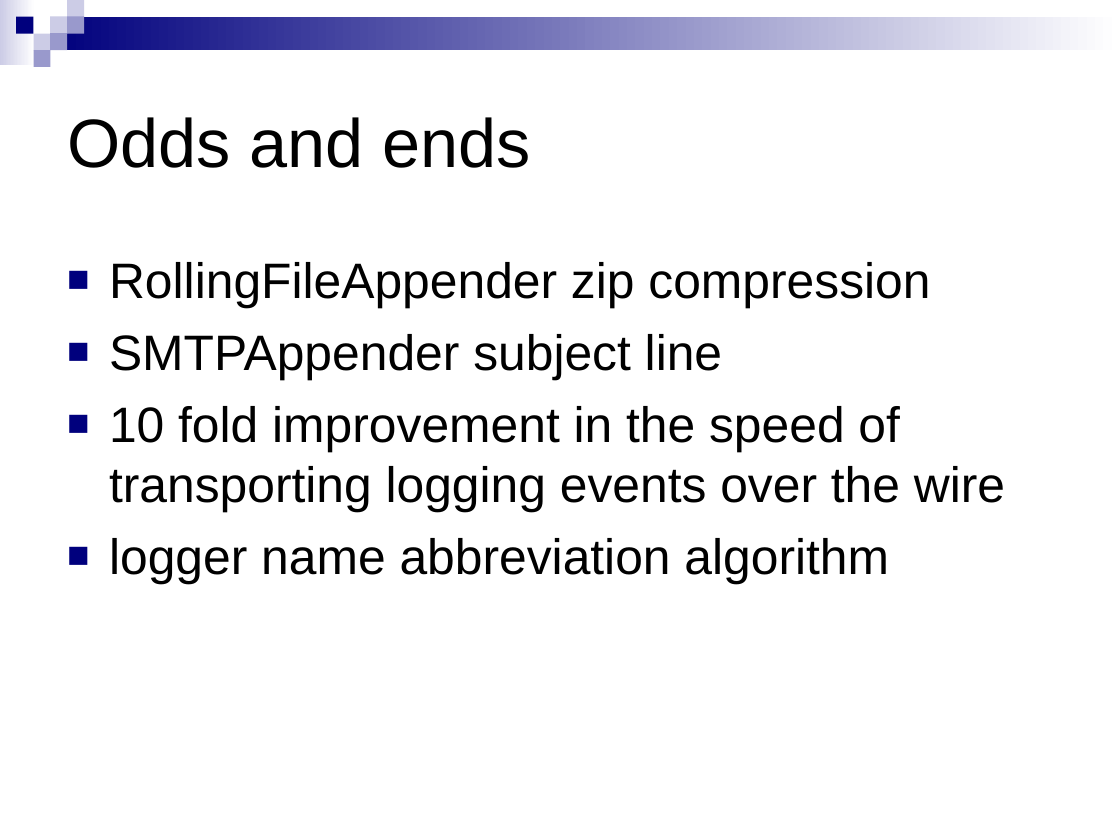
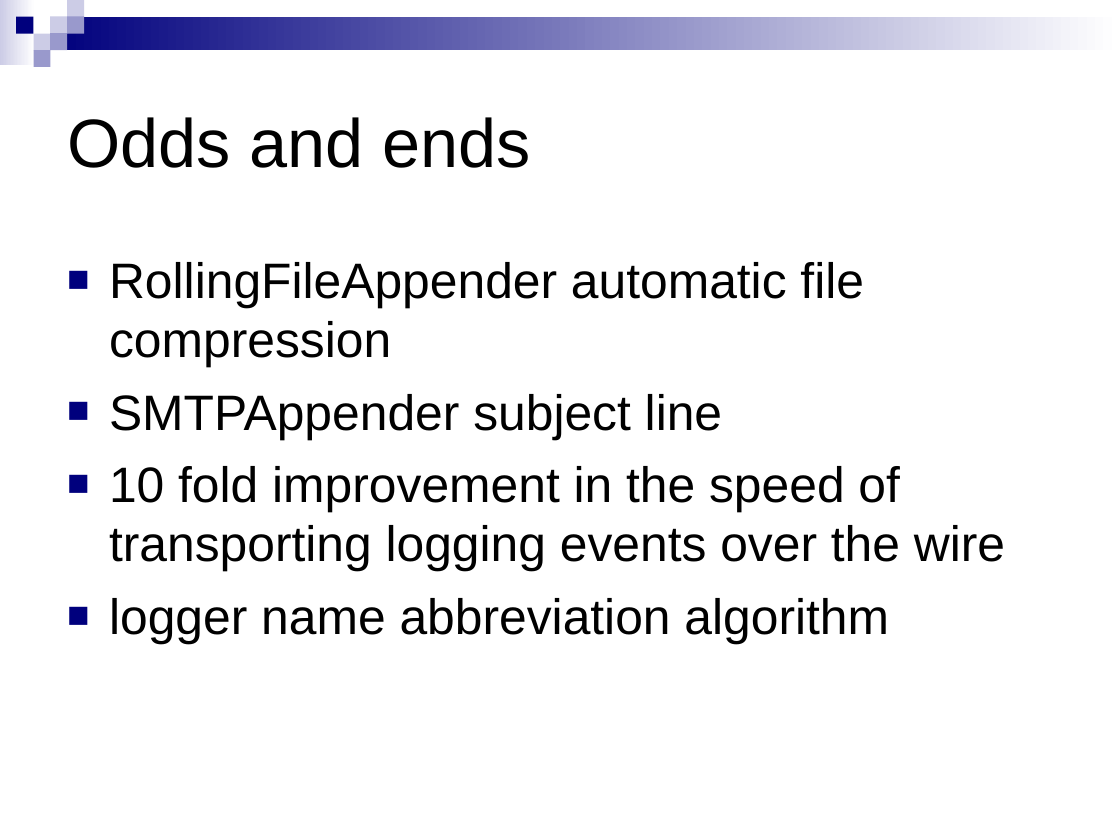
Before and after one commit to qos-ch/logback, a slide deck: slide 21 of logback-site/src/site/resources/10reasons.ppt. Drawn at 1120x840 pixels with LibreOffice and Linux fonts; fonts in the diff are those of the drawing; background and template pictures are left out. Boxes give left, top, right and bottom in pixels: in the first picture for what was removed or moved away, otherwise in the second. Text is boxed around its words. In the diff, an @@ line names an element or a change of style, - is before the commit and + after.

```diff
--- a/logback-site/src/site/resources/10reasons.ppt
+++ b/logback-site/src/site/resources/10reasons.ppt
@@ text at <box>109,262,864,368</box>: text changed @@
-■ RollingFileAppender zip compression
+■ RollingFileAppender automatic file compression
```
Also in this commit, not shown: 3 other slides changed, 1 other file.
